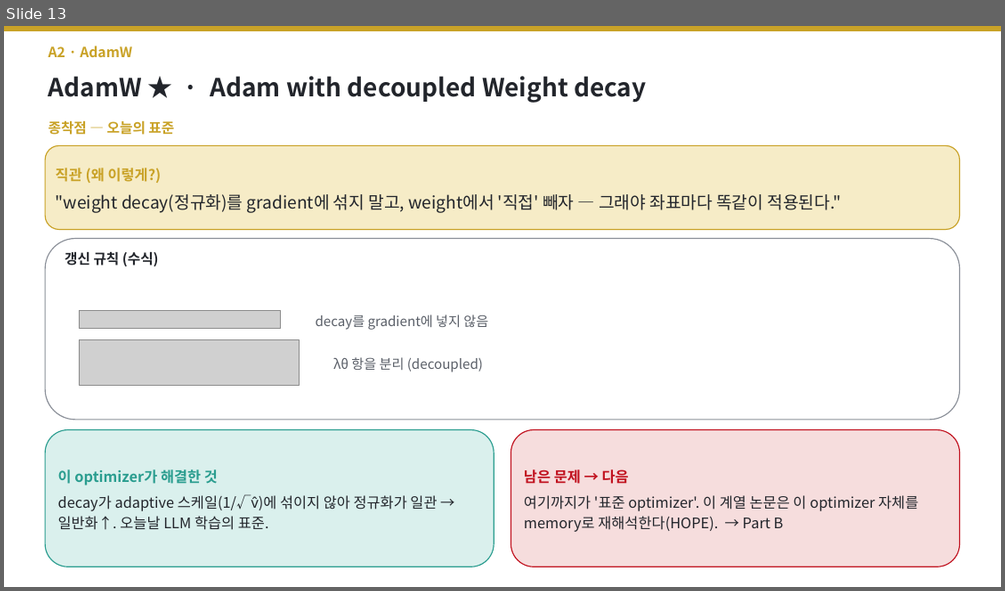
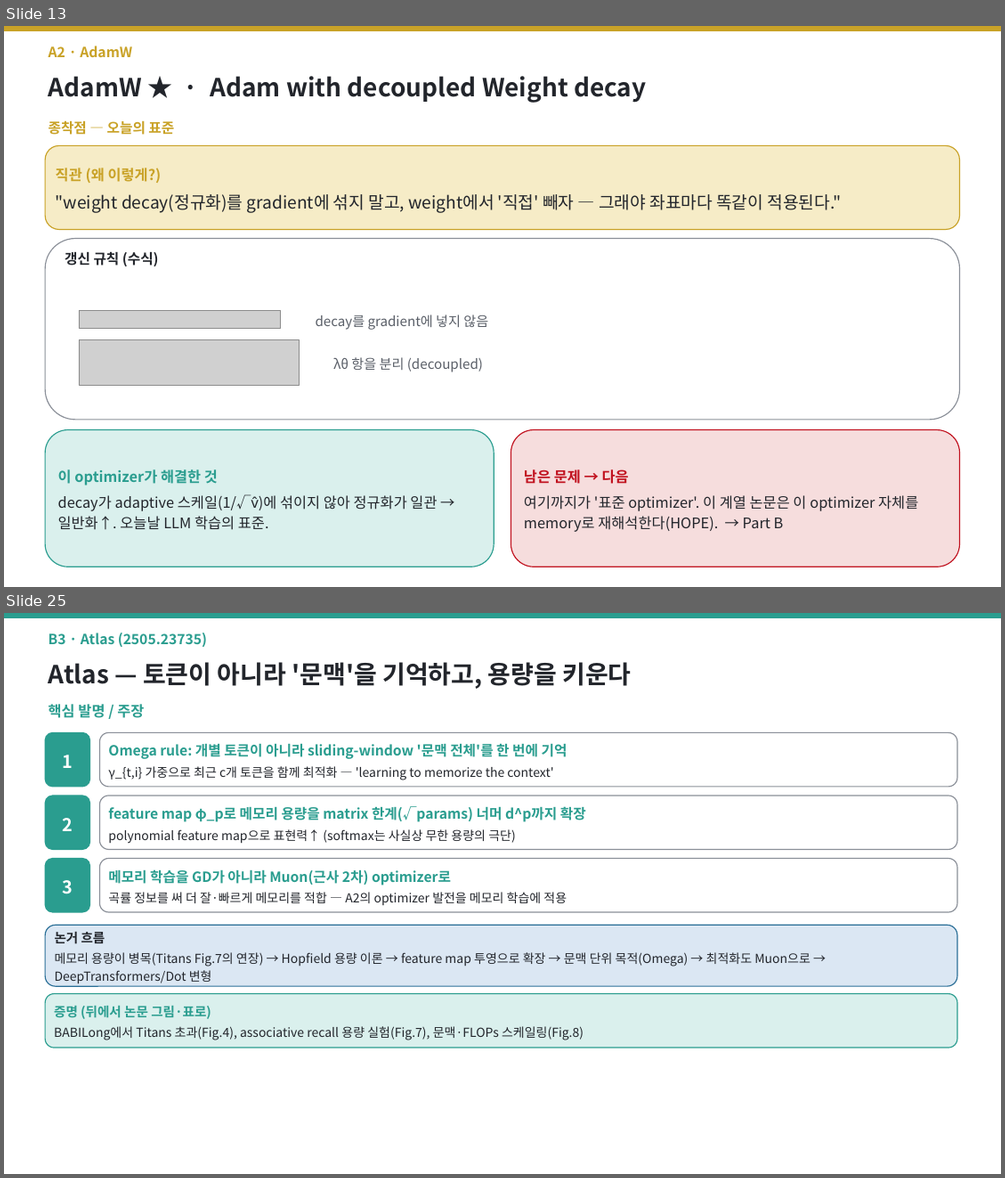
Before and after one commit to jimmylegendary/neural-memory-study, a slide deck: seminar/TTT-seminar.pptx. Shown one above the other, each under a label of ours: slide 13 before the commit, slides 13 and 25 after it; the slides between them are not shown. The pictures are 1005x591 and 1005x1178 pixels, drawn with LibreOffice and Linux fonts; fonts in the diff are those of the drawing; grey boxes stand for pictures. Boxes give left, top, right and bottom in pixels: in the first picture for what was removed or moved away, otherwise in the second. Text is boxed around its words. In the diff, an @@ line names an element or a change of style, - is before the commit and + after.

```diff
--- a/seminar/TTT-seminar.pptx
+++ b/seminar/TTT-seminar.pptx
@@ slide 25 added at bbox=[4, 613, 1001, 1174], background #FFFFFF @@
@@ rectangle added at bbox=[4, 613, 1001, 617], fill #2A9D8F, outline #2A9D8F 1 pt @@
@@ text added at bbox=[48, 633, 207, 647], 13.5 pt, text #2A9D8F, bold @@
+B3 · Atlas (2505.23735)
@@ text added at bbox=[48, 662, 631, 689], 24 pt, text #22252B, bold @@
+Atlas — 토큰이 아니라 '문맥'을 기억하고, 용량을 키운다
@@ text added at bbox=[48, 704, 144, 718], 14 pt, text #2A9D8F, bold @@
+핵심 발명 / 주장
@@ rounded rectangle added at bbox=[45, 732, 90, 787], fill #2A9D8F, outline #2A9D8F 1 pt, 17 pt, text #FFFFFF, bold @@
+1
@@ rounded rectangle added at bbox=[100, 732, 957, 787], fill #FFFFFF, outline #8A8F98 1 pt, 12 pt, text #22252B @@
+Omega rule: 개별 토큰이 아니라 sliding-window '문맥 전체'를 한 번에 기억
+γ_{t,i} 가중으로 최근 c개 토큰을 함께 최적화 — 'learning to memorize the context'
@@ rounded rectangle added at bbox=[45, 795, 90, 850], fill #2A9D8F, outline #2A9D8F 1 pt, 17 pt, text #FFFFFF, bold @@
+2
@@ rounded rectangle added at bbox=[100, 795, 957, 850], fill #FFFFFF, outline #8A8F98 1 pt, 13.5 pt, text #2A9D8F, bold @@
+feature map φ_p로 메모리 용량을 matrix 한계(√params) 너머 d^p까지 확장
+polynomial feature map으로 표현력↑ (softmax는 사실상 무한 용량의 극단)
@@ rounded rectangle added at bbox=[45, 859, 90, 912], fill #2A9D8F, outline #2A9D8F 1 pt, 17 pt, text #FFFFFF, bold @@
+3
@@ rounded rectangle added at bbox=[100, 859, 957, 912], fill #FFFFFF, outline #8A8F98 1 pt, 12 pt, text #22252B @@
+메모리 학습을 GD가 아니라 Muon(근사 2차) optimizer로
+곡률 정보를 써 더 잘·빠르게 메모리를 적합 — A2의 optimizer 발전을 메모리 학습에 적용
@@ rounded rectangle added at bbox=[45, 925, 957, 986], fill #DBE7F3, outline #2A6F97 1 pt, 12 pt, text #22252B @@
+논거 흐름
+메모리 용량이 병목(Titans Fig.7의 연장) → Hopfield 용량 이론 → feature map 투영으로 확장 → 문맥 단위 목적(Omega) → 최적화도 Muon으로 → DeepTransformers/Dot 변형
@@ rounded rectangle added at bbox=[45, 994, 957, 1047], fill #DAF0ED, outline #2A9D8F 1 pt, 12 pt, text #22252B @@
+증명 (뒤에서 논문 그림·표로)
+BABILong에서 Titans 초과(Fig.4), associative recall 용량 실험(Fig.7), 문맥·FLOPs 스케일링(Fig.8)
```
Also in this commit, not shown: 22 other slides added, 15 other files.
